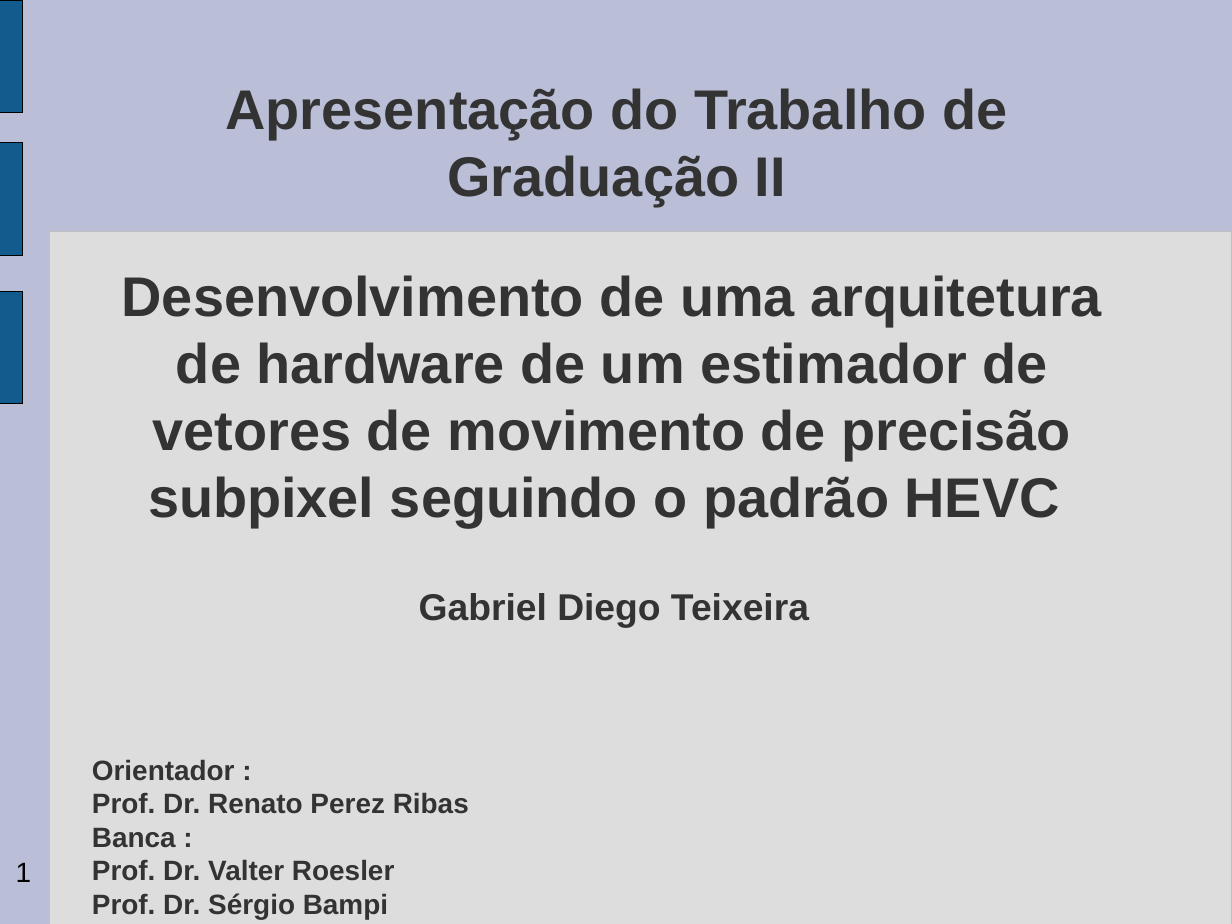
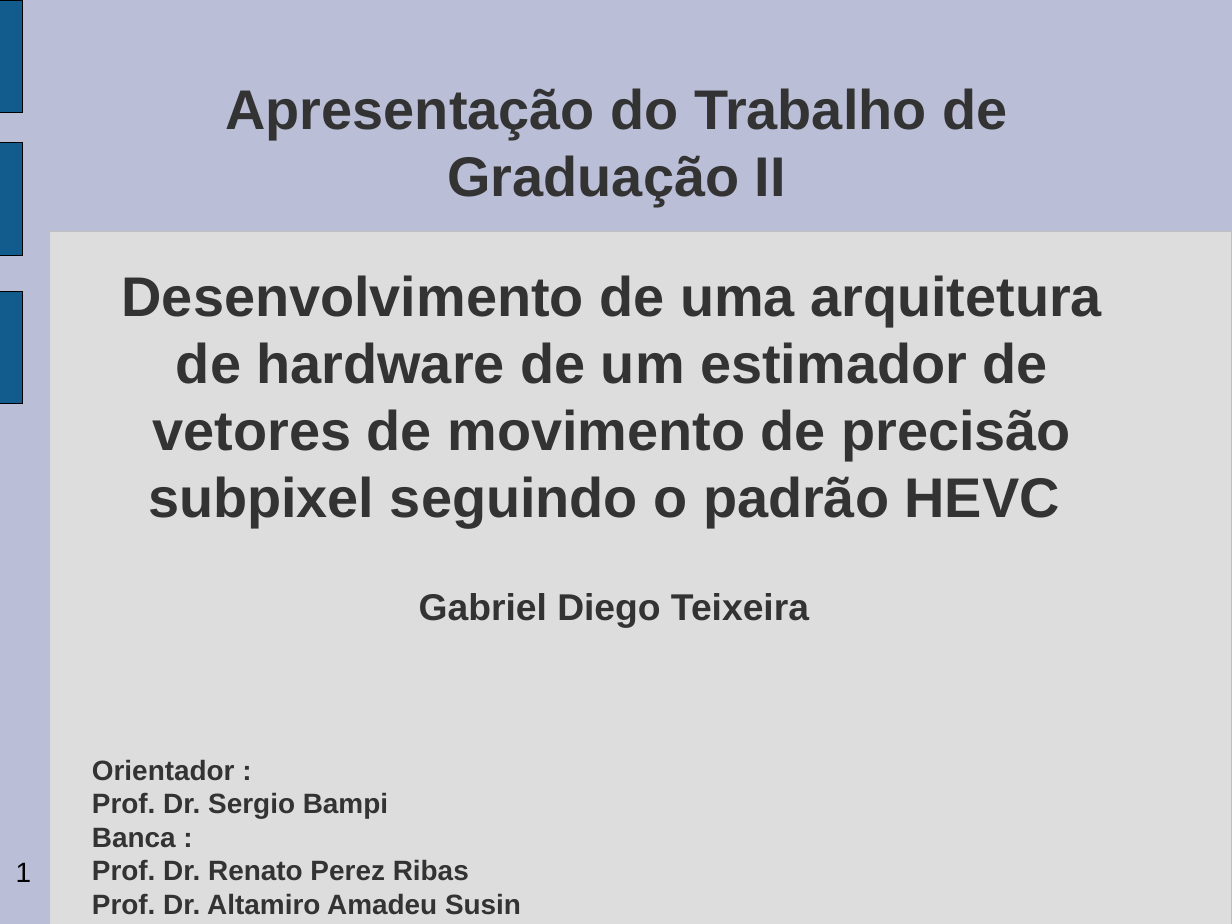
Before and after one commit to gabrieldiego/tg, a slide deck: slide 1 of artigo/apresentacao-tg2.odp. Drawn at 1232x924 pixels with LibreOffice and Linux fonts; fonts in the diff are those of the drawing; background and template pictures are left out. Boxes give left, top, right and bottom in pixels: in the first picture for what was removed or moved away, otherwise in the second. Text is boxed around its words. In the diff, an @@ line names an element or a change of style, - is before the commit and + after.

Commit message:
Modificações antes de enviar para a banca

```diff
--- a/artigo/apresentacao-tg2.odp
+++ b/artigo/apresentacao-tg2.odp
@@ title at (92,759,521,915): text changed @@
-Orientador :
-Prof. Dr. Renato Perez Ribas
-Banca :
-Prof. Dr. Valter Roesler
-Prof. Dr. Sérgio Bampi
+Orientador :
+Prof. Dr. Sergio Bampi
+Banca :
+Prof. Dr. Renato Perez Ribas
+Prof. Dr. Altamiro Amadeu Susin
```
Also in this commit, not shown: 4 other slides changed, 2 other files.
